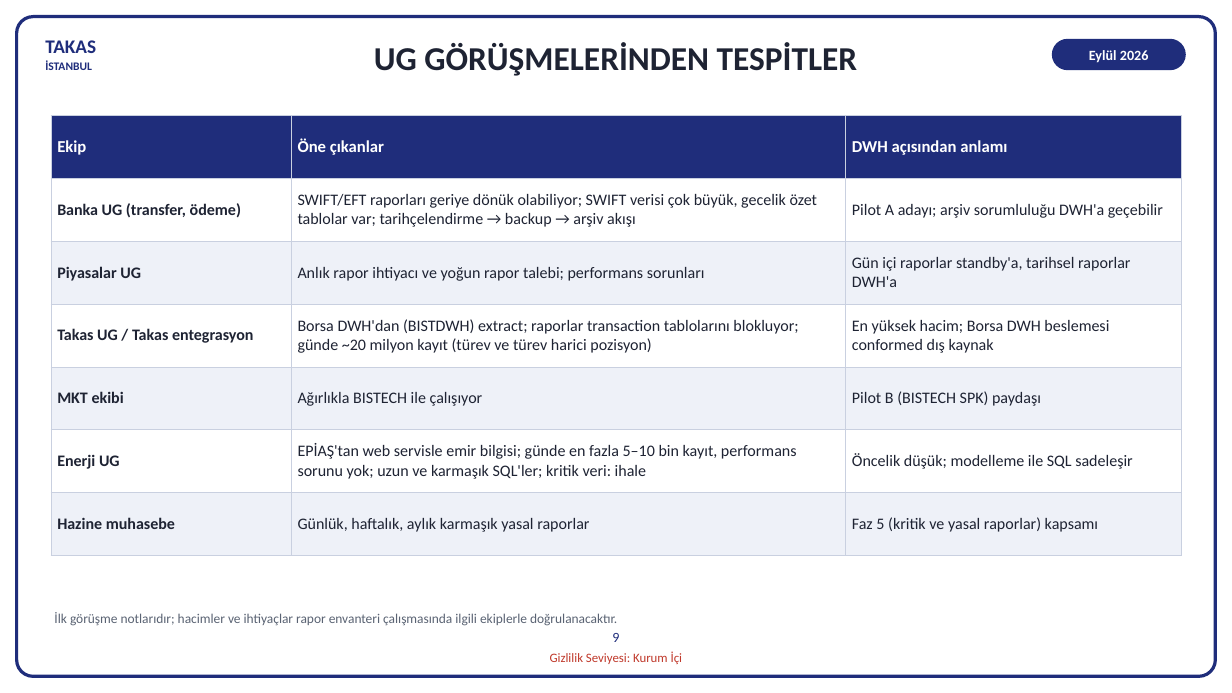
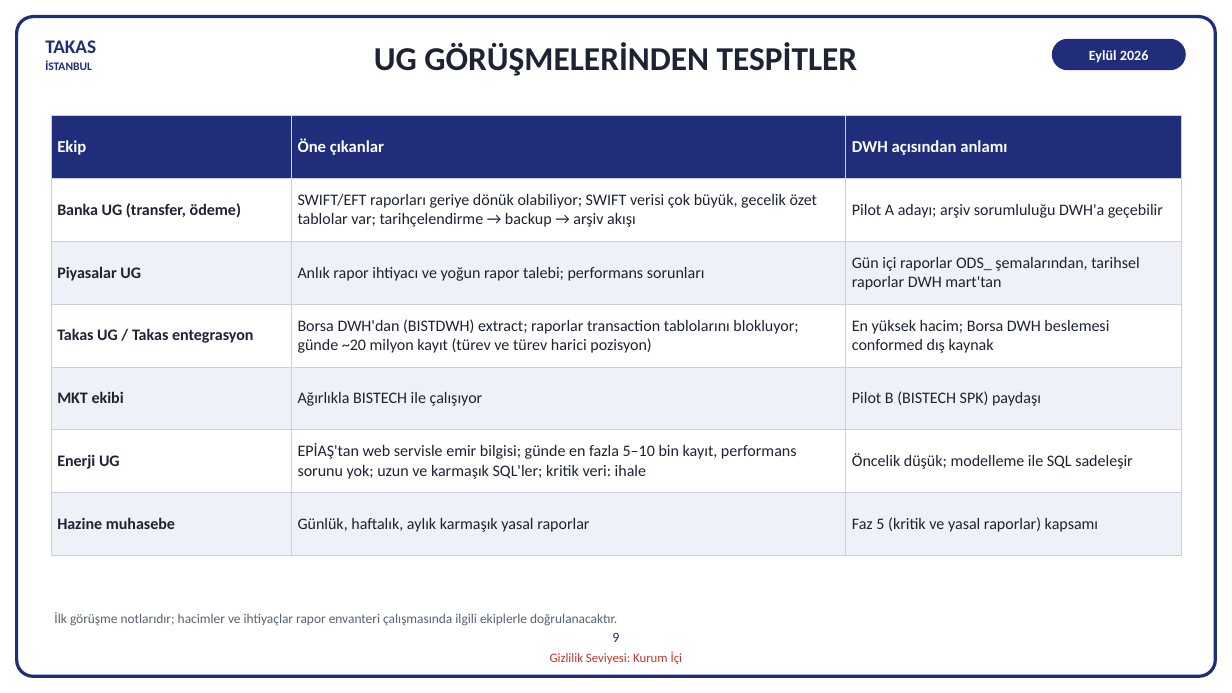
Before and after one commit to hanifidemirel0/Cursor-Projects, a slide deck: slide 9 of outputs/dwh-sunum-kasim-2026/5 - DWHSunum_Kasim2026.pptx. Drawn at 1232x693 pixels with LibreOffice and Linux fonts; fonts in the diff are those of the drawing. Boxes give left, top, right and bottom in pixels: in the first picture for what was removed or moved away, otherwise in the second. Text is boxed around its words. In the diff, an @@ line names an element or a change of style, - is before the commit and + after.

```diff
--- a/outputs/dwh-sunum-kasim-2026/5 - DWHSunum_Kasim2026.pptx
+++ b/outputs/dwh-sunum-kasim-2026/5 - DWHSunum_Kasim2026.pptx
@@ table at [51,116,1181,555] @@
-row 3, column 3: Gün içi raporlar standby'a, tarihsel raporlar DWH'a
+row 3, column 3: Gün içi raporlar ODS_ şemalarından, tarihsel raporlar DWH mart'tan
```
Also in this commit, not shown: 14 other slides changed, 3 other files.
